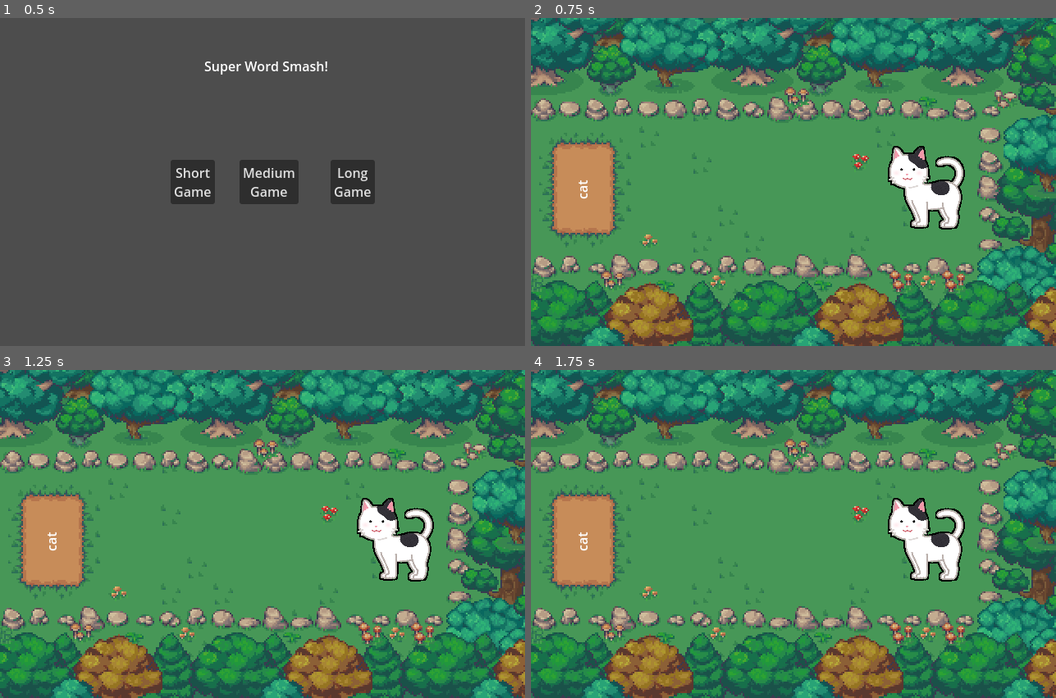
Above: before the commit, frames 1-4 (two rows, left to right).
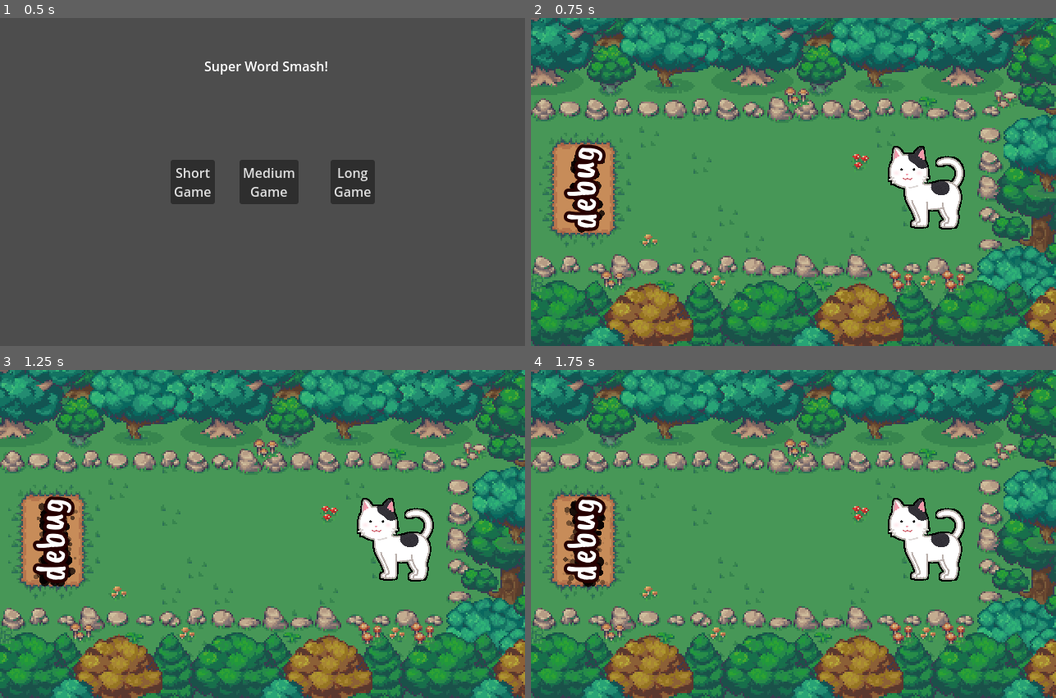
Above: after the commit, the same moments.

Repository: ozbonus/super_word_smash
Game: Godot game, scene res://GameManager.tscn
Same seed, same stepped clock (60 frames per second), same inputs: the game is played once before the commit and once after it.
Inputs:
- Up to frame 1 (0.5 s): no input
- Up to frame 2 (0.75 s): click "Short Game" at 0.5 s
- Up to frame 3 (1.25 s): no input
- Up to frame 4 (1.75 s): no input

Frame 1 is identical in both runs. In frame 2, 1.5% of the frame differs, in the area x 6-15%, y 38-66%; in frame 3, 1.7%; in frame 4, 1.7%, in the area x 6-15%, y 38-67%.

Commit message:
Add particles to goal label.

Diff:
--- /dev/null
+++ b/components/goal_label.gd
@@ -0,0 +1,13 @@
+extends Node2D
+
+@onready var particles: CPUParticles2D = $Particles
+
+
+# Called when the node enters the scene tree for the first time.
+func _ready():
+	$Particles.process_mode = Node.PROCESS_MODE_ALWAYS
+
+
+# Called every frame. 'delta' is the elapsed time since the previous frame.
+func _process(delta):
+	pass
--- a/components/goal_label.tscn
+++ b/components/goal_label.tscn
@@ -1,14 +1,44 @@
-[gd_scene load_steps=2 format=3 uid="uid://s5r602eso5vw"]
+[gd_scene load_steps=6 format=3 uid="uid://s5r602eso5vw"]
 
 [ext_resource type="Theme" uid="uid://blaewqud6ryi7" path="res://fonts/goal_label_theme.tres" id="1_7wm6q"]
+[ext_resource type="Texture2D" uid="uid://d22j5i77jl01" path="res://art/particle.png" id="1_52t1r"]
+[ext_resource type="Script" uid="uid://buu5lw03joyoc" path="res://components/goal_label.gd" id="1_s41m1"]
+
+[sub_resource type="Curve" id="Curve_52t1r"]
+_data = [Vector2(0, 1), 0.0, 0.0, 0, 0, Vector2(1, 0.29457366), 0.0, 0.0, 0, 0]
+point_count = 2
+
+[sub_resource type="Gradient" id="Gradient_52t1r"]
+colors = PackedColorArray(0.14901961, 0, 0, 1, 0.14901961, 0, 0, 0)
 
 [node name="GoalLabel" type="Node2D"]
+script = ExtResource("1_s41m1")
+
+[node name="Particles" type="CPUParticles2D" parent="."]
+position = Vector2(96, 39)
+amount = 256
+texture = ExtResource("1_52t1r")
+emission_shape = 3
+emission_rect_extents = Vector2(48, 16)
+direction = Vector2(0, 0)
+spread = 180.0
+gravity = Vector2(0, 0)
+initial_velocity_min = 8.0
+initial_velocity_max = 10.0
+orbit_velocity_min = -0.1
+orbit_velocity_max = 0.1
+scale_amount_min = 0.2
+scale_amount_max = 0.4
+scale_amount_curve = SubResource("Curve_52t1r")
+color = Color(0.14901961, 0, 0, 1)
+color_ramp = SubResource("Gradient_52t1r")
 
 [node name="RichTextLabel" type="RichTextLabel" parent="."]
-offset_right = 194.0
+offset_right = 199.0
 offset_bottom = 65.0
 theme = ExtResource("1_7wm6q")
-text = "fnord"
+text = "debug"
 autowrap_mode = 0
 horizontal_alignment = 1
 vertical_alignment = 1
+metadata/_edit_lock_ = true
--- /dev/null
+++ b/components/goal_label_particles.gd
@@ -0,0 +1,11 @@
+extends CPUParticles2D
+
+
+# Called when the node enters the scene tree for the first time.
+func _ready():
+	pass # Replace with function body.
+
+
+# Called every frame. 'delta' is the elapsed time since the previous frame.
+func _process(delta):
+	pass
--- a/levels/intro_1.tscn
+++ b/levels/intro_1.tscn
@@ -1,8 +1,9 @@
-[gd_scene load_steps=7 format=4 uid="uid://63xyumvsc0c8"]
+[gd_scene load_steps=8 format=4 uid="uid://63xyumvsc0c8"]
 
 [ext_resource type="Script" uid="uid://d1hswg1nop14b" path="res://levels/level_play.gd" id="1_gg43x"]
 [ext_resource type="Script" uid="uid://cccj8h6n48v7r" path="res://components/goal.gd" id="5_imeec"]
 [ext_resource type="PackedScene" uid="uid://cmqclu0oeqmpq" path="res://components/level_base_layers/camping_grass.tscn" id="5_k74dq"]
+[ext_resource type="PackedScene" uid="uid://s5r602eso5vw" path="res://components/goal_label.tscn" id="6_5mdax"]
 [ext_resource type="PackedScene" uid="uid://d24f5pl4mh7jv" path="res://components/balls/cat1.tscn" id="6_imeec"]
 [ext_resource type="TileSet" uid="uid://b1aj11yqv45ok" path="res://components/tile_maps/camping.tres" id="6_k74dq"]
 
@@ -57,5 +58,9 @@
 [node name="Focus" type="Node2D" parent="."]
 position = Vector2(65, 207)
 
+[node name="GoalLabel" parent="." instance=ExtResource("6_5mdax")]
+position = Vector2(29, 306)
+rotation = -1.5707964
+
 [connection signal="entered" from="Goal" to="." method="_on_goal_entered"]
 [connection signal="body_entered" from="Goal/Area2D" to="Goal" method="_on_area_2d_body_entered"]
Binary file added: art/particle.png
Not shown, added: art/particle.png.import
Not shown, added: components/goal_label.gd.uid
Not shown, added: components/goal_label_particles.gd.uid
